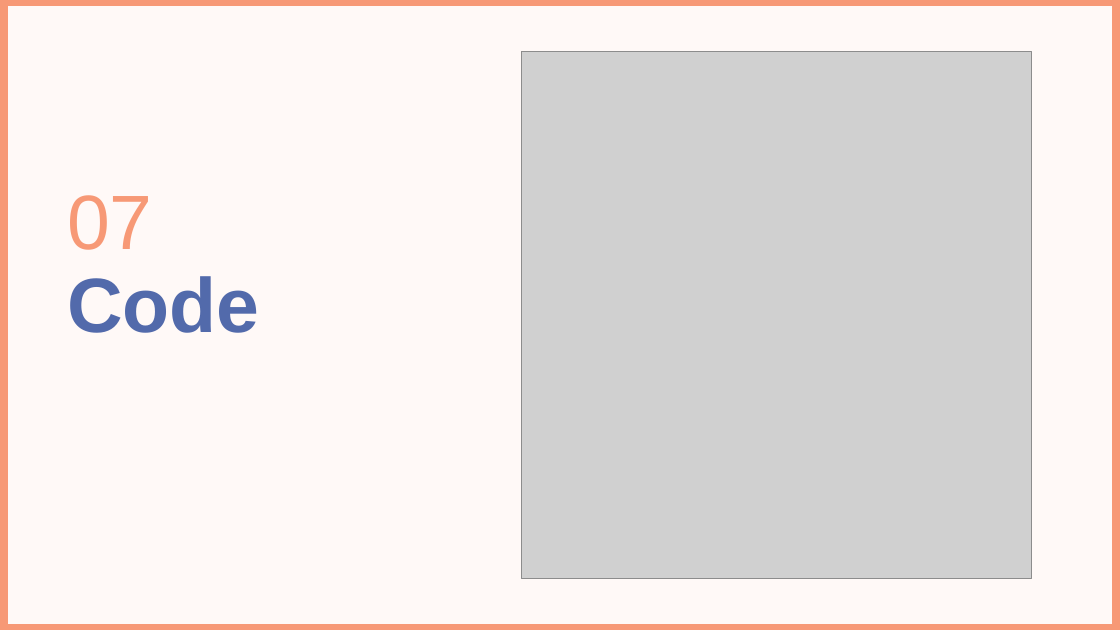
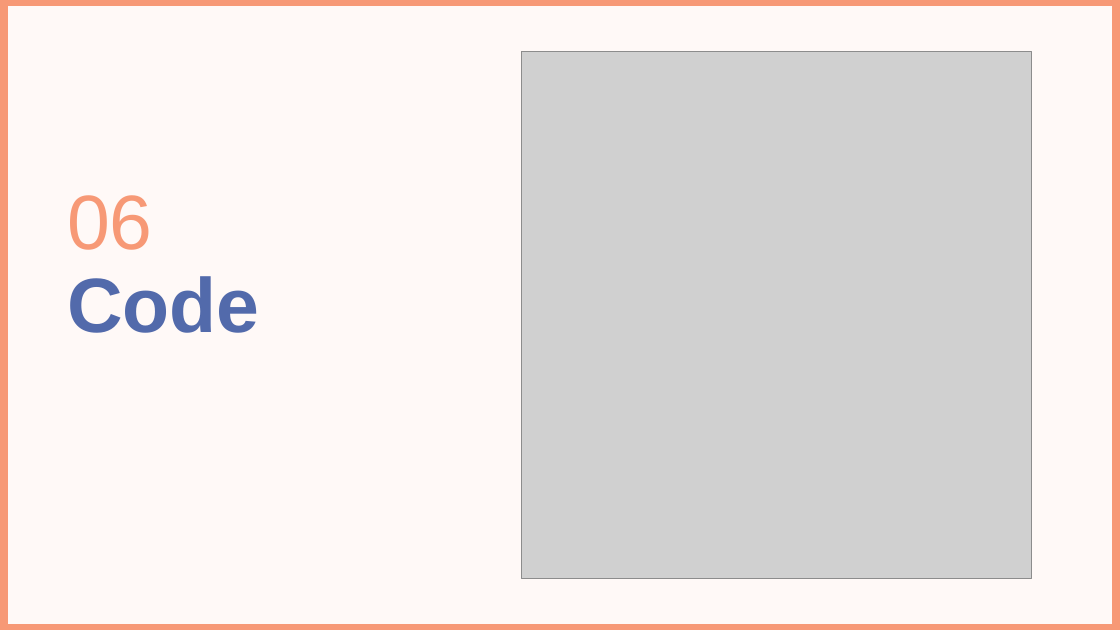
Before and after one commit to ahmedhammad111/SWE, a slide deck: slide 13 of SWE.pptx (slide 12 before the commit). Drawn at 1120x630 pixels with LibreOffice and Linux fonts; fonts in the diff are those of the drawing; grey boxes stand for pictures; background and template pictures are left out. Boxes give left, top, right and bottom in pixels: in the first picture for what was removed or moved away, otherwise in the second. Text is boxed around its words. In the diff, an @@ line names an element or a change of style, - is before the commit and + after.

```diff
--- a/SWE.pptx
+++ b/SWE.pptx
@@ text at (x1=67, y1=195, x2=259, y2=333): text changed @@
-07 Code
+06 Code
```
Also in this commit, not shown: 27 other slides changed, 3 slides added, 2 slides removed, 3 other files.
